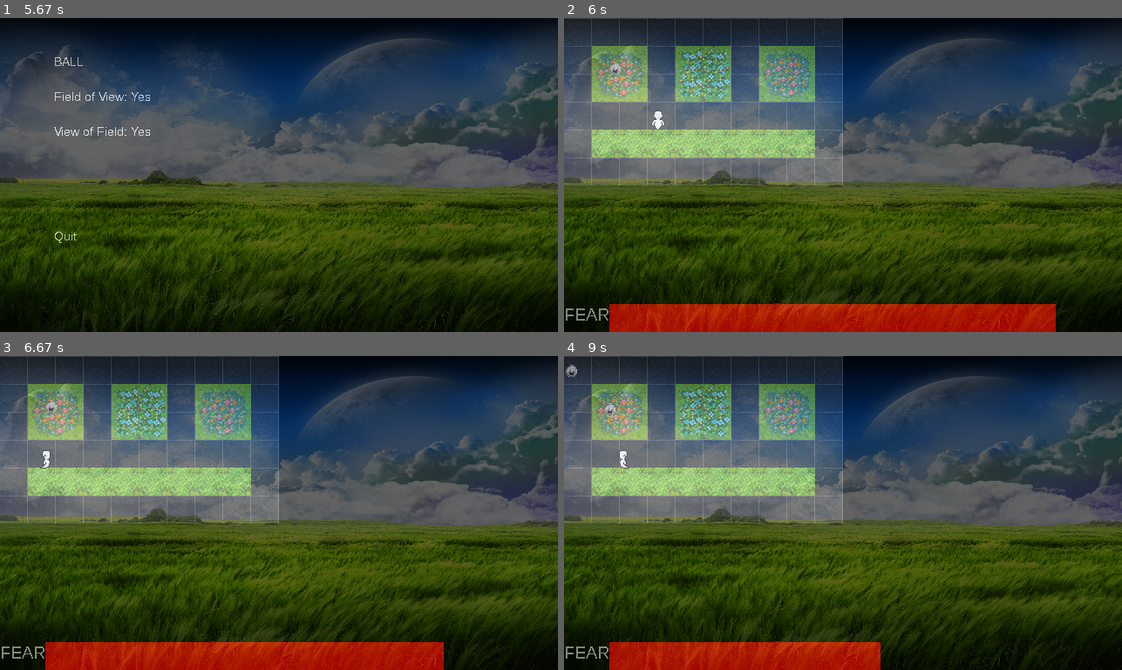
Above: before the commit, frames 1-4 (two rows, left to right).
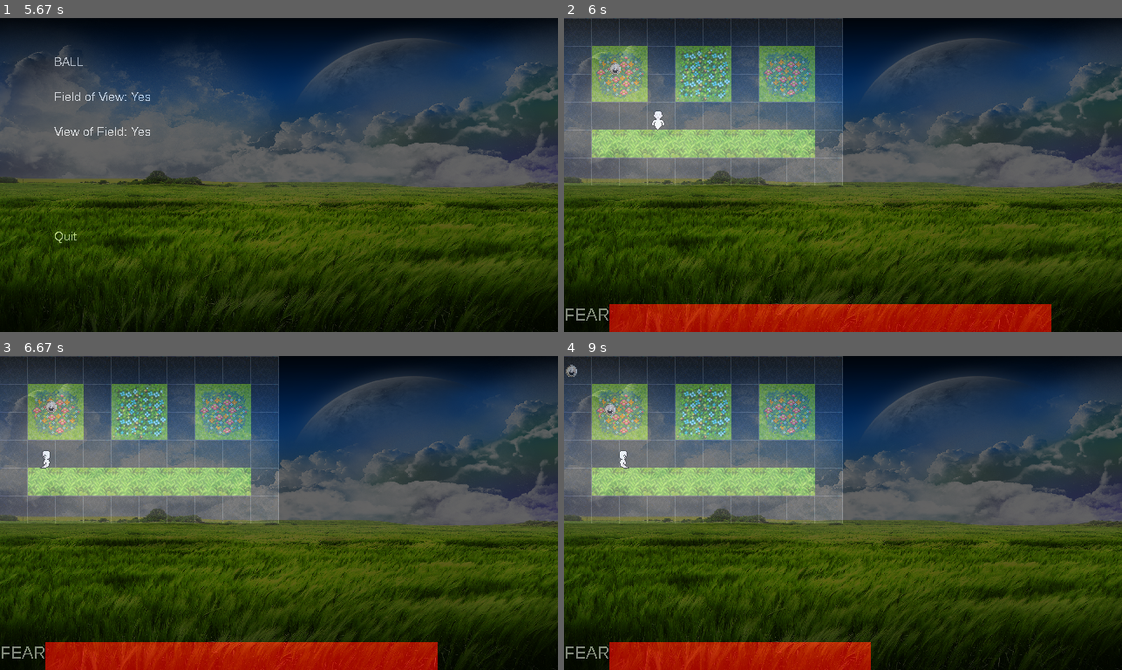
Above: after the commit, the same moments.

Repository: DiscoBizzle/Ghost-Simulator
Game: pygame game, started from Main.py
Same seed, same stepped clock (60 frames per second), same inputs: the game is played once before the commit and once after it. The source is Python 2; it was converted automatically to run under Python 3.
Inputs (mouse positions are in pixels of both pictures, inside the frame that each line leads up to):
- Up to frame 1 (5.67 s): click (50, 68) at 0.38 s; hold Right 0.67-1.13 s; click (106, 127) at 3.28 s
- Up to frame 2 (6 s): click (697, 58) at 5.78 s
- Up to frame 3 (6.67 s): hold Left 6.07-6.53 s; hold Right from 6.57 s (still down)
- Up to frame 4 (9 s): release Right at 7.03 s; hold Up 7.07-7.37 s; hold Right 7.4-7.87 s; hold Left 7.9-8.43 s; hold Down 8.47-8.77 s; hold Left from 8.8 s (still down)

Frame 1 is identical in both runs. In frame 2, less than 0.1% of the frame differs, in the area x 87-89%, y 91-100%; in frame 3, 0.1%; in frame 4, 0.2%, in the area x 55-57%, y 91-100%.

Commit message:
fear added

Diff:
--- a/PlayerClass.py
+++ b/PlayerClass.py
@@ -67,6 +67,8 @@
 
         if v_x != 0 or v_y != 0:
             self.fear -= FEAR_PER_STEP * (v_x*v_x + v_y*v_y)
+        else:
+            self.fear -= 30
 
         if self.fear <= 0:
             self.game_class.GameState = MAIN_MENU
